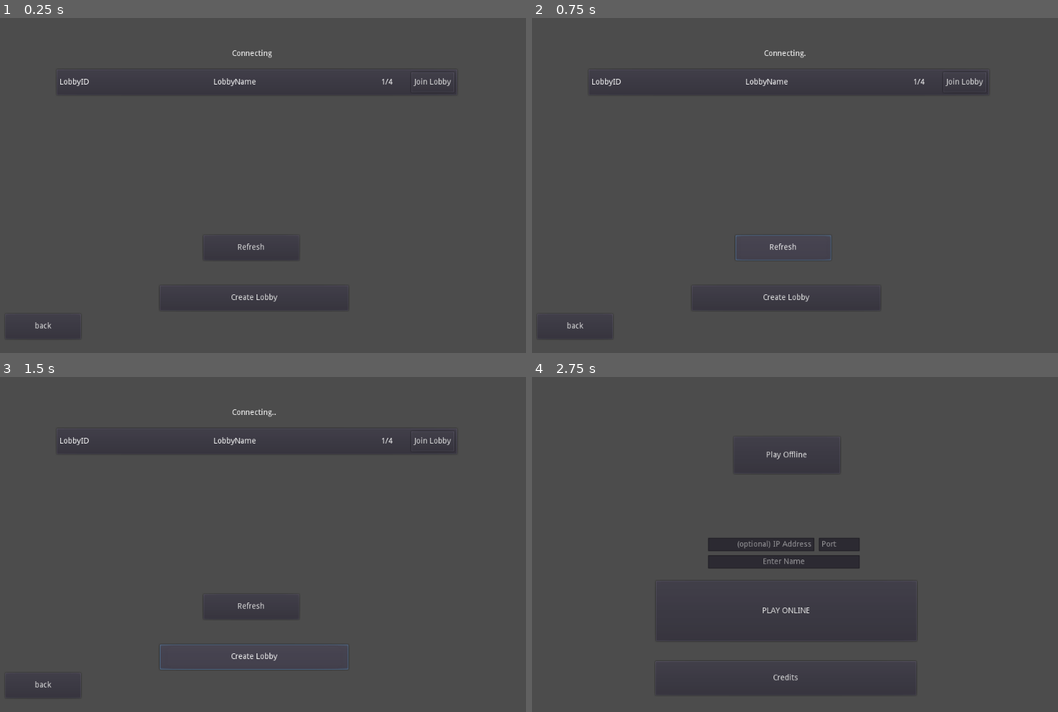
Above: before the commit, frames 1-4 (two rows, left to right).
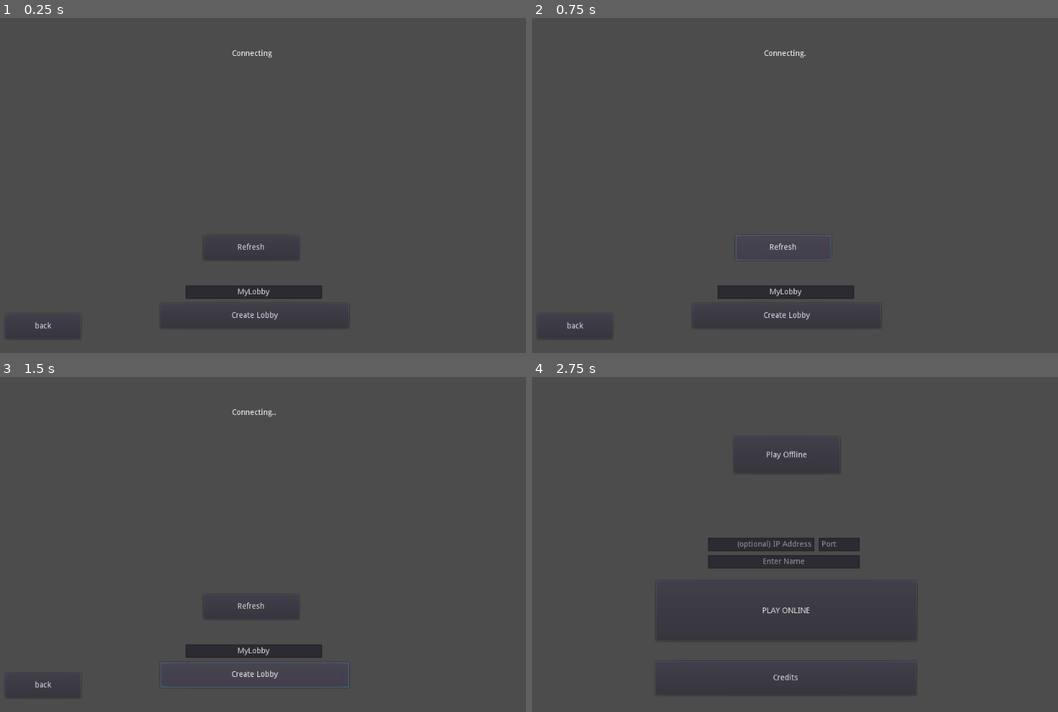
Above: after the commit, the same moments.

Repository: Athakaspen/SpaceGolf
Game: Godot game, scene res://Scenes/MyNetworking/LobbyList.tscn
Same seed, same stepped clock (60 frames per second), same inputs: the game is played once before the commit and once after it. This scene is started directly instead of the project's main scene.
Inputs:
- Up to frame 1 (0.25 s): no input
- Up to frame 2 (0.75 s): click "Refresh" at 0.5 s
- Up to frame 3 (1.5 s): click "Create Lobby" at 1.25 s
- Up to frame 4 (2.75 s): click "back" at 2 s

The runs differ from the first frame. In frame 1, 0.6% of the frame differs, in the area x 11-87%, y 16-90%; in frame 2, 0.6%; in frame 3, 1.6%, in the area x 11-87%, y 16-93%; in frame 4, nothing differs.
Error after the commit: Invalid get index 'create_lobby' (on base: 'Node (NetworkManager.gd)'). Did you mean '.create_lobby()' or funcref(obj, "create_lobby") ? (res://Scripts/MyNetwo…

Commit message:
I still have no idea what I'm doing

Diff:
--- a/Scenes/MyNetworking/LobbyList.tscn
+++ b/Scenes/MyNetworking/LobbyList.tscn
@@ -1,7 +1,6 @@
-[gd_scene load_steps=5 format=2]
+[gd_scene load_steps=4 format=2]
 
 [ext_resource path="res://Scripts/MyNetworking/LobbyList.gd" type="Script" id=1]
-[ext_resource path="res://Scenes/MyNetworking/LobbyPanel.tscn" type="PackedScene" id=2]
 
 [sub_resource type="Animation" id=1]
 length = 0.001
@@ -45,11 +44,20 @@
 margin_bottom = 434.0
 text = "Refresh"
 
-[node name="Refresh2" type="Button" parent="."]
-margin_left = 311.0
+[node name="LineEdit" type="LineEdit" parent="."]
+margin_left = 357.0
 margin_top = 479.0
-margin_right = 648.0
-margin_bottom = 524.0
+margin_right = 601.0
+margin_bottom = 503.0
+text = "MyLobby"
+align = 1
+placeholder_text = "Enter Lobby Name"
+
+[node name="CreateLobby" type="Button" parent="."]
+margin_left = 312.0
+margin_top = 511.0
+margin_right = 649.0
+margin_bottom = 556.0
 text = "Create Lobby"
 
 [node name="Back" type="Button" parent="."]
@@ -65,7 +73,11 @@
 margin_right = 844.0
 margin_bottom = 356.0
 
-[node name="LobbyPanel" parent="LobbyList" instance=ExtResource( 2 )]
+[node name="VBoxContainer" type="VBoxContainer" parent="LobbyList"]
+margin_right = 719.0
+margin_bottom = 266.0
+size_flags_horizontal = 3
+size_flags_vertical = 3
 
 [node name="Connecting" type="Label" parent="."]
 margin_left = 440.0
@@ -85,6 +97,6 @@
 autostart = true
 
 [connection signal="pressed" from="Refresh" to="." method="_on_Refresh_pressed"]
-[connection signal="pressed" from="Refresh2" to="." method="_on_Refresh_pressed"]
+[connection signal="pressed" from="CreateLobby" to="." method="_on_CreateLobby_pressed"]
 [connection signal="pressed" from="Back" to="." method="_on_Back_pressed"]
 [connection signal="timeout" from="ConnectionCheckTimer" to="." method="_on_ConnectionCheckTimer_timeout"]
--- a/Scenes/MyNetworking/LobbyPanel.tscn
+++ b/Scenes/MyNetworking/LobbyPanel.tscn
@@ -8,10 +8,8 @@
 #func _ready():
 #	pass # Replace with function body.
 
-var ID = -1
-
 func updateData(lobbyData):
-	$HBoxContainer/ID.text = str(ID)
+	$HBoxContainer/ID.text = name
 	$HBoxContainer/Name.text = lobbyData[0]
 	$HBoxContainer/NumPlayers.text = str(lobbyData[1]) + \"/\" + str(lobbyData[2])
 
--- a/Scripts/MyNetworking/LobbyList.gd
+++ b/Scripts/MyNetworking/LobbyList.gd
@@ -7,7 +7,7 @@
 
 
 func _on_Refresh_pressed():
-	NetworkManager.request_lobby_data()
+	NetworkManager.rq_lobby_data()
 
 
 func _on_Back_pressed():
@@ -18,19 +18,23 @@
 	if(NetworkManager.isConnected):
 		$Connecting.visible = false
 
+func _on_CreateLobby_pressed():
+	NetworkManager.create_lobby
+	pass # Replace with function body.
+
 func on_new_lobby_data(lobbyData):
 	# update from data
 	for id in lobbyData:
-		var panel = $LobbyList.get_node(id)
+		var panel = $LobbyList/VBoxContainer.get_node(id)
 		if panel == null:
 			# Create new panel
 			panel = LOBBY_PANEL_SCENE.instance()
-			panel.ID = id
-			$LobbyList.add_child(panel)
+			panel.name = id
+			$LobbyList/VBoxContainer.add_child(panel)
 		# update data on panel
 		panel.updateData(lobbyData[id])
 
 	# remove panels not in latest data
-	for panel in $LobbyList.get_children():
+	for panel in $LobbyList/VBoxContainer.get_children():
 		if not panel.name in lobbyData.keys():
 			panel.queue_free()
--- /dev/null
+++ b/Scripts/MyNetworking/LobbyService.gd
@@ -0,0 +1,16 @@
+extends ViewportContainer
+
+
+# Declare member variables here. Examples:
+# var a = 2
+# var b = "text"
+
+
+# Called when the node enters the scene tree for the first time.
+func _ready():
+	pass # Replace with function body.
+
+
+# Called every frame. 'delta' is the elapsed time since the previous frame.
+#func _process(delta):
+#	pass
--- a/Scripts/MyNetworking/NetworkManager.gd
+++ b/Scripts/MyNetworking/NetworkManager.gd
@@ -65,7 +65,7 @@
 	isConnected = true
 
 # Client calls this to initiate a data transfer
-func request_lobby_data():
+func rq_lobby_data():
 	rpc_id(SERVER_ID, "send_lobby_data")
 
 # Runs on server, called by a client who wants a server list
@@ -85,6 +85,13 @@
 	print(lobby_data)
 	emit_signal("new_lobby_data", lobby_data)
 
+func rq_create_lobby(lobby_name:String):
+	rpc_id(1, "create_lobby", lobby_name)
+
+master func create_lobby(lobby_name:String):
+	var newLobby = load("res://Scenes/MyNetworking/LobbyInstance.tscn").instance()
+
+
 # Client calls this to pick a lobby to join
 func join_lobby(lobby_id):
 	pass
@@ -97,7 +104,8 @@
 # 	In that case, other_player_id is 1 for the server.
 func _on_player_connected(other_player_id):
 	print("Player %s connected" % str(other_player_id))
-	var player_id = get_tree().get_network_unique_id()
+	print("my id is %s" % str(get_tree().get_network_unique_id()))
+#	var player_id = get_tree().get_network_unique_id()
 
 	# This client asks the server for the new player's data.
 #	if not(get_tree().is_network_server()):
@@ -106,6 +114,7 @@
 # Notified this client when ANOTHER player disconnects from the same server.
 func _on_player_disconnected(other_player_id):
 	print("Player %s disconnected" % str(other_player_id))
+	print("my id is %s" % str(get_tree().get_network_unique_id()))
 	if players.has(other_player_id):
 		players.erase(other_player_id)
 	# delete any player node in the world
--- a/project.godot
+++ b/project.godot
@@ -19,6 +19,7 @@
 UUID="*res://Scripts/MyNetworking/UUID.gd"
 Notifications="*res://Scenes/MyNetworking/Notifications.tscn"
 NetworkManager="*res://Scripts/MyNetworking/NetworkManager.gd"
+LobbyService="*res://Scripts/MyNetworking/LobbyService.gd"
 
 [gui]
 
